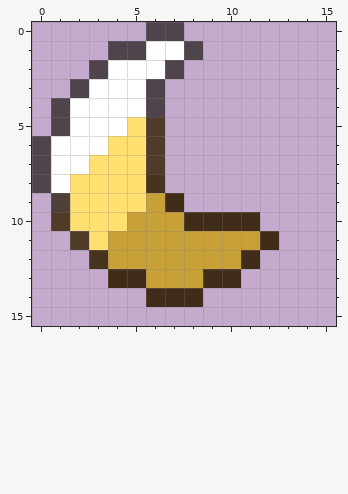
A pixel-art file gets an edit: resources/gfx/ui/icons/items/starforged_moon.aseprite. That is the earlier state.
16x16 pixels, 1 frame.
The same view after the edit:
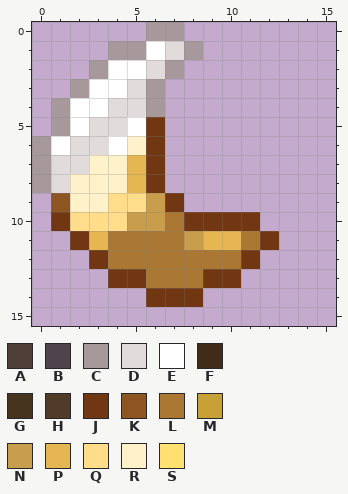
Palette (. is transparent): A #4f3f39  B #4f434c  C #a7989b  D #e2dbdb  E #ffffff  F #402c18  G #47341f  H #4f3b27  J #703712  K #8d5521  L #ab7834  M #c8a038  N #c89d4b  P #e5b651  Q #ffdd8b  R #fff1ca  S #ffe070
What changed:
Changed rows in their new state; - is an unchanged pixel.
first column x 0:
 0 ------CC-----
 1 ----CC-DC----
 2 ---C--DC-----
 3 --C--DC------
 4 -C--DDC------
 5 -C-DDEJ------
 6 C-DDERJ------
 7 CDDRRPJ------
 8 CDRRRPJ------
 9 -KRRQQNJ-----
10 -JQQQNNLJJJJ-
11 --JPLLLLNPPLJ
12 ---JLLLLLLLJ-
13 ----JJLLLJJ--
14 ------JJJ----
